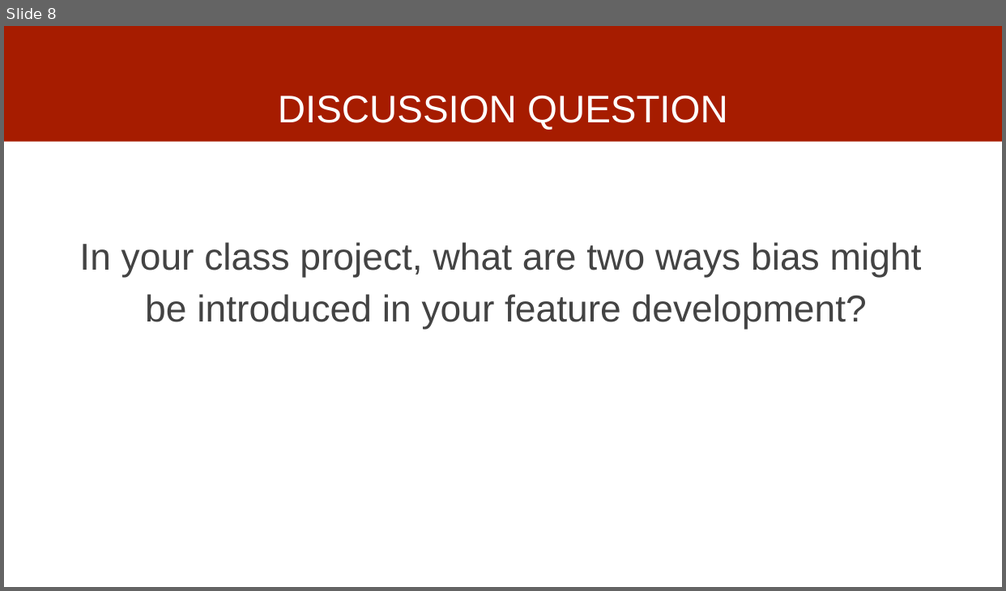
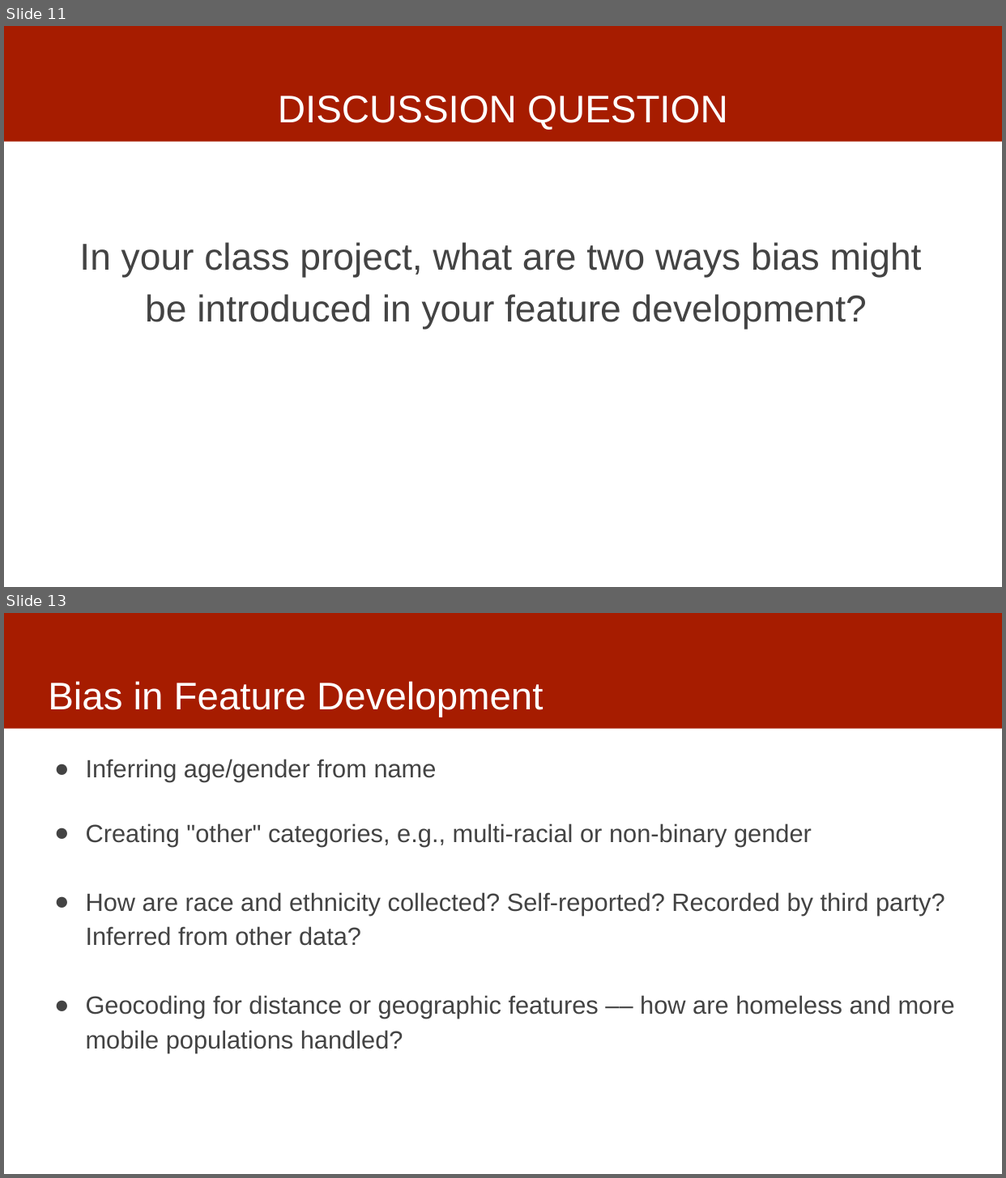
Before and after one commit to dssg/mlforpublicpolicylab, a slide deck: 05 - Features/features-discussion.pptx. Shown one above the other, each under a label of ours: slide 8 before the commit, slides 11 and 13 after it; the slides between them are not shown. The pictures are 1006x591 and 1006x1178 pixels, drawn with LibreOffice and Linux fonts; fonts in the diff are those of the drawing. Boxes give left, top, right and bottom in pixels: in the first picture for what was removed or moved away, otherwise in the second. Text is boxed around its words. In the diff, an @@ line names an element or a change of style, - is before the commit and + after.

```diff
--- a/05 - Features/features-discussion.pptx
+++ b/05 - Features/features-discussion.pptx
@@ slide 13 added at box(4, 613, 1002, 1174), background #FFFFFF; not listed: 1 template element that a slide beside it also shows @@
@@ title added at box(48, 681, 543, 717), 37 pt, text #FFFFFF @@
+Bias in Feature Development
@@ text added at box(86, 759, 955, 1053), 24 pt, text #434343 @@
+● Inferring age/gender from name
+● Creating "other" categories, e.g., multi-racial or non-binary gender
+● How are race and ethnicity collected? Self-reported? Recorded by third party? Inferred from other data?
+● Geocoding for distance or geographic features –– how are homeless and more mobile populations handled?
@@ what was slide 8 is now slide 11 @@
```
Also in this commit, not shown: 3 slides changed, 4 other slides added.
